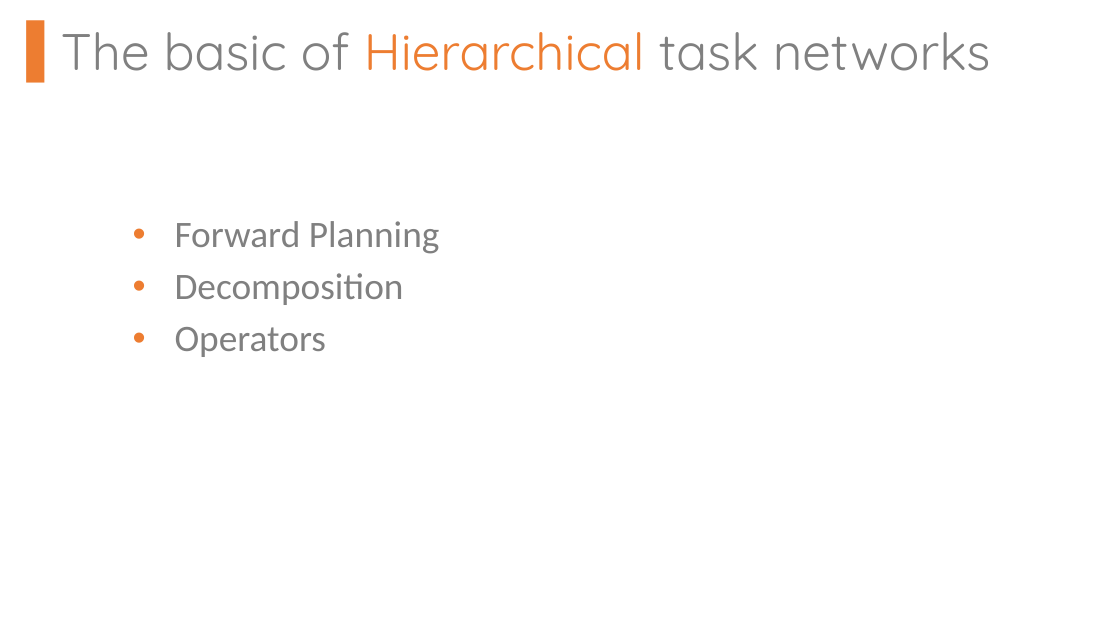
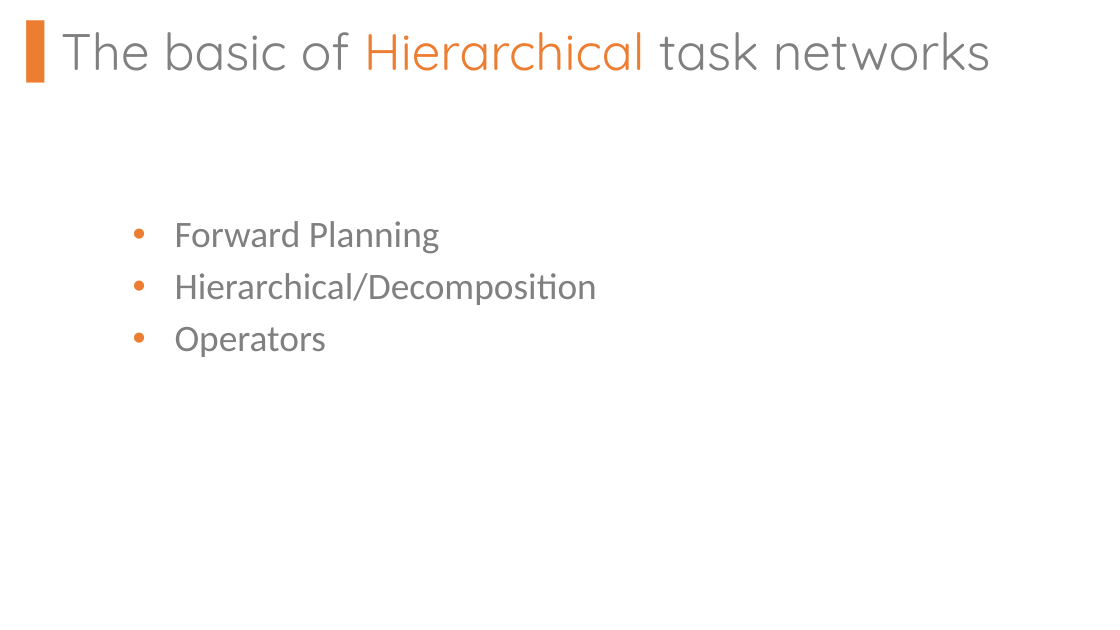
Before and after one commit to jhoffmann2/CS380_FinalProj, a slide deck: slide 4 of FirstNameLastName_Planning.pptx. Drawn at 1120x630 pixels with LibreOffice and Linux fonts; fonts in the diff are those of the drawing. Boxes give left, top, right and bottom in pixels: in the first picture for what was removed or moved away, otherwise in the second. Text is boxed around its words. In the diff, an @@ line names an element or a change of style, - is before the commit and + after.

```diff
--- a/FirstNameLastName_Planning.pptx
+++ b/FirstNameLastName_Planning.pptx
@@ text at (175, 273, 597, 305): text changed @@
-• Decomposition
+• Hierarchical/Decomposition
```
Also in this commit, not shown: 3 other slides changed, 1 slide added, 6 other files.
